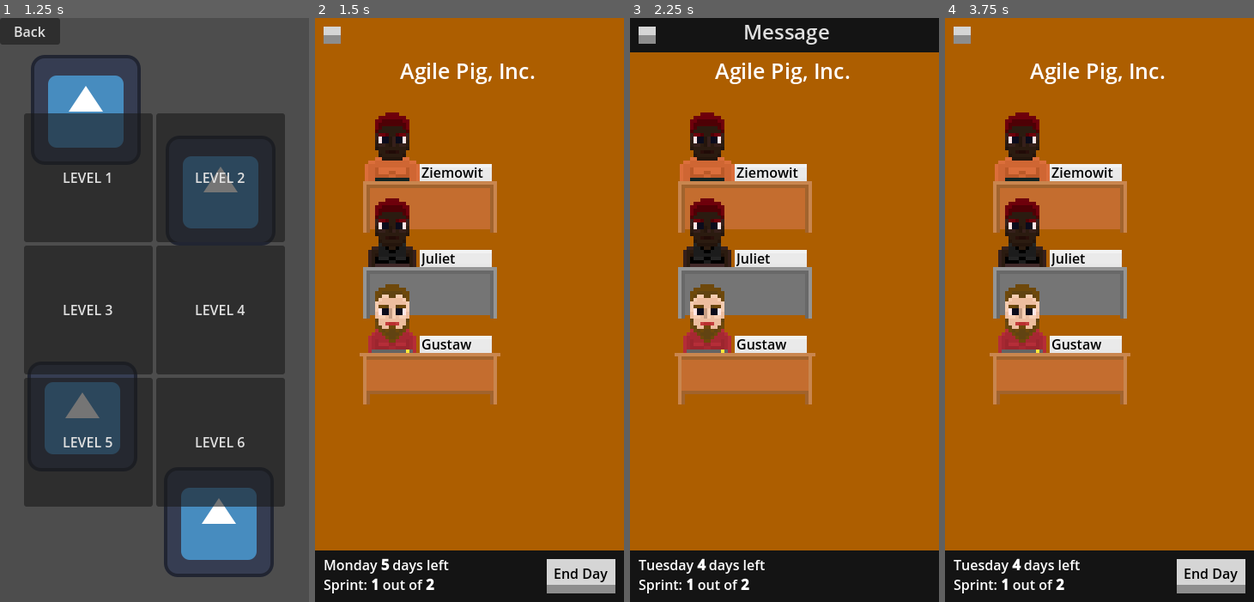
Above: before the commit, frames 1-4 (left to right).
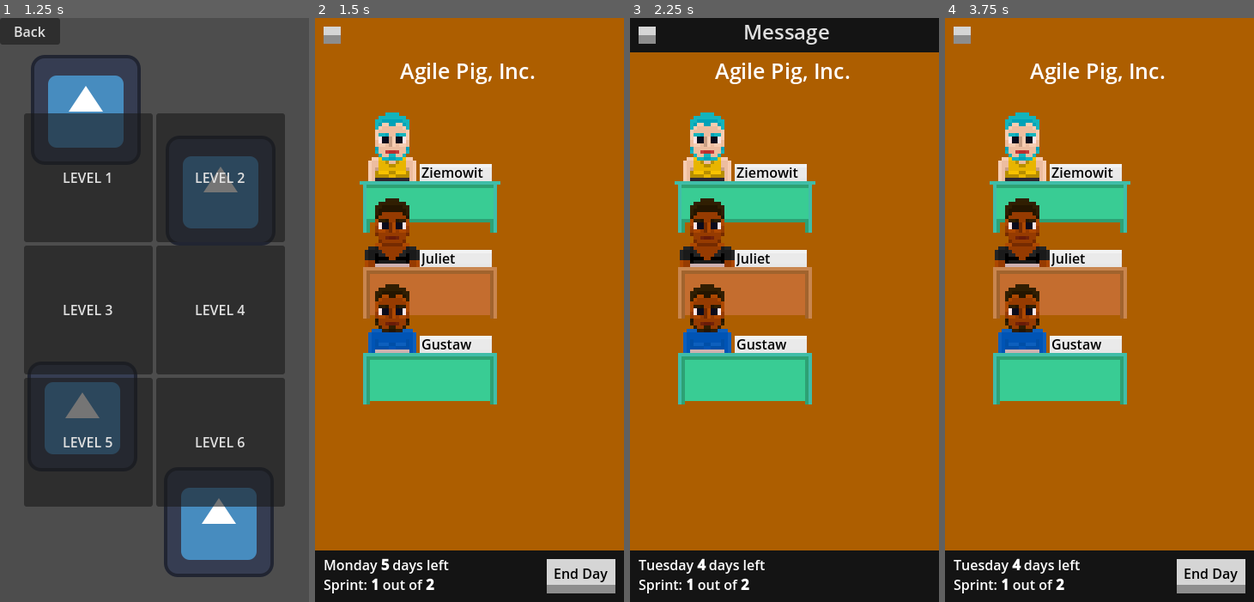
Above: after the commit, the same moments.

Repository: ltbk2023/pig
Game: Godot game, scene res://main.tscn
Same seed, same stepped clock (60 frames per second), same inputs: the game is played once before the commit and once after it. The engine's default icon, where the game draws it, is replaced by a stand-in: a white triangle on a blue panel in a dark square.
Inputs:
- Up to frame 1 (1.25 s): click "Play" at 0.5 s
- Up to frame 2 (1.5 s): click "LEVEL 1" at 1.25 s
- Up to frame 3 (2.25 s): click "End Day" at 2 s
- Up to frame 4 (3.75 s): click "Message" at 2.75 s; click "Buy Juliet a cupcake" at 3.5 s

Frame 1 is identical in both runs. In frame 2, 14% of the frame differs, in the area x 14-60%, y 16-67%; in frame 3, 14%; in frame 4, 14%.

Commit message:
PIG-276: Repair overwriting stat in employee _ready

Diff:
--- a/PIG/employee/employee.gd
+++ b/PIG/employee/employee.gd
@@ -208,11 +208,21 @@
 		name = dict["name"]
 		$Extended/Description.text = dict["description"]
 
+		speed = __base_speed
+		quality = __base_quality
+		testing = __base_testing
+		morale = __base_morale
+		__modified_speed = __base_speed
+		__modified_quality = __base_quality
+		__modified_testing == __base_testing
+
 		# every value from visuals will overwrite it's counterpart from presets
 		if dict.has("presets"):
 			$Sprite.configure_from_presets(dict["presets"])
 		if dict.has("visuals"):
 			$Sprite.configure_visuals(dict["visuals"])
+		update_summary()
+		update_extended()
 		return true
 	return false
 
--- a/PIG/main.gd
+++ b/PIG/main.gd
@@ -93,8 +93,8 @@
 	# load employees
 	for employee_json in dict["Employees"]:
 		var employee = preload("res://employee/employee.tscn").instantiate()
+		$Game/Office.add_employee(employee)
 		employee.configure_employee(employee_json)
-		$Game/Office.add_employee(employee)
 		if not employee_json["assigned to"] == "":
 			var employee_hook = Hook.new()
 			employee_hook.set_origin(employee)
